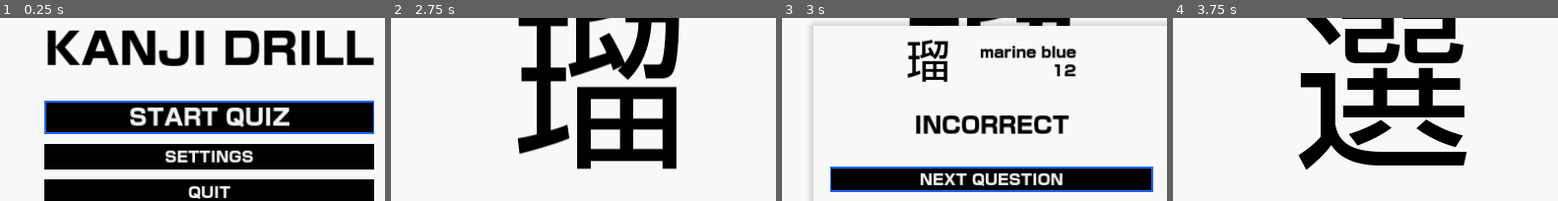
Above: before the commit, frames 1-4 (left to right).
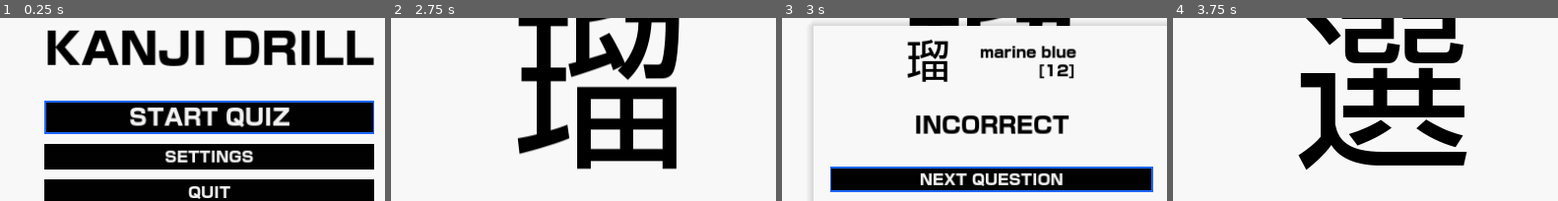
Above: after the commit, the same moments.

Repository: daredakke/kanji-drill
Game: Godot game, scene res://scenes/app.tscn
Two runs of this game, one before a commit and one after it. Both use one fixed random seed, a clock stepped at 60 frames per second and the inputs below.
Inputs (mouse positions are % of the whole screen's width and height, from its top left):
- Up to frame 1 (0.25 s): no input
- Up to frame 2 (2.75 s): click "START QUIZ" at 0.5 s; click "START" at 1.25 s; click (50, 86) at 2.02 s; type "12" at 2.1 s
- Up to frame 3 (3 s): click "SUBMIT ANSWER" at 2.75 s
- Up to frame 4 (3.75 s): click "NEXT QUESTION" at 3.5 s
The pictures show only the part of the screen within x 23-73%, y 31-81%; the shares and areas given below are measured in that part.

Frames 1-2 are identical in both runs. In frame 3, 0.5% of the frame differs, in the area x 66-77%, y 25-34%; in frame 4, nothing differs.

Commit message:
Answers can be partial
Such answers are not correct but not completely incorrect too.

Diff:
--- a/scripts/quiz.gd
+++ b/scripts/quiz.gd
@@ -69,23 +69,30 @@
 
 
 func _on_answer_input_submitted(new_text: String) -> void:
-	_check_answer(new_text.to_lower())
+	_check_answer(new_text)
 
 
 func _on_submit_button_pressed() -> void:
-	_check_answer(answer_input.text.to_lower())
+	_check_answer(answer_input.text)
 
 
 func _check_answer(submitted_answer: String) -> void:
-	if submitted_answer == _question.keyword:
+	var answer_text := _strip_keyword(submitted_answer.to_lower())
+	var keyword := _strip_keyword(_question.keyword.to_lower())
+
+	if answer_text == keyword:
 		result_label.text = "CORRECT"
-	elif submitted_answer == _strip_keyword(_question.keyword):
-		result_label.text = "CORRECT"
-	elif _is_string_anagram(submitted_answer, _question.keyword):
+	elif _is_string_anagram(answer_text, keyword):
+		submitted_label.show()
+		submitted_label.text = "[" + submitted_answer + "]"
 		result_label.text = "CORRECT*"
+	elif _is_string_partial(answer_text, keyword):
+		submitted_label.show()
+		submitted_label.text = "[" + submitted_answer + "]"
+		result_label.text = "PARTIAL"
 	else:
 		submitted_label.show()
-		submitted_label.text = submitted_answer
+		submitted_label.text = "[" + submitted_answer + "]"
 		result_label.text = "INCORRECT"
 
 	answer.show()
@@ -93,30 +100,41 @@
 	_disable_quiz()
 
 
-func _strip_keyword(str: String) -> String:
-	var new_str := str
+func _strip_keyword(keyword: String) -> String:
+	var new_str := keyword
 
-	new_str.replace("-", " ")
-	new_str.replace(".", "")
-	new_str.replace("(", "")
-	new_str.replace(")", "")
-	new_str.strip_edges()
+	new_str = new_str.replace("-", " ")
+	new_str = new_str.replace(".", "")
+	new_str = new_str.replace("(", "")
+	new_str = new_str.replace(")", "")
 
-	return new_str
+	return new_str.strip_edges()
+
+
+func _is_string_partial(str_one: String, str_two: String) -> bool:
+	if str_one.length() < floori(str_two.length() * 0.5):
+		return false
+
+	var test_str := str_two.substr(0, str_one.length())
+
+	if str_one == test_str:
+		return true
+
+	return false
 
 
 func _is_string_anagram(str_one: String, str_two: String) -> bool:
 	if str_one.length() != str_two.length():
 		return false
 
-	var string_one_array: Array
-	var string_two_array: Array
+	var string_one_array: Array = []
+	var string_two_array: Array = []
 
-	for char in str_one:
-		string_one_array.push_back(char)
+	for c in str_one:
+		string_one_array.push_back(c)
 
-	for char in str_two:
-		string_two_array.push_back(char)
+	for c in str_two:
+		string_two_array.push_back(c)
 
 	string_one_array.sort()
 	string_two_array.sort()
